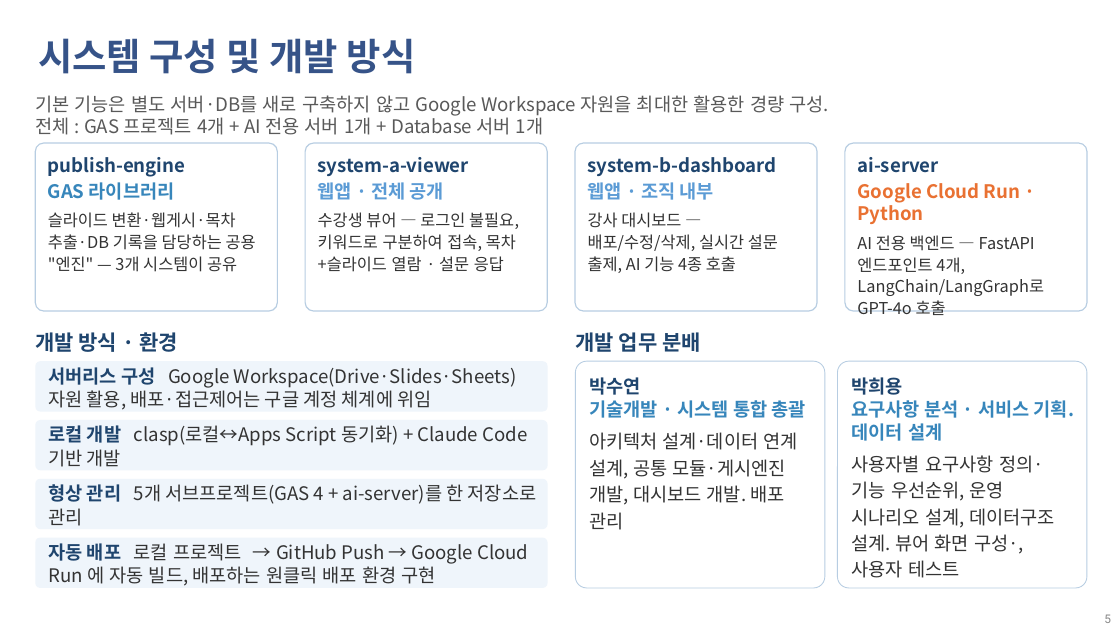
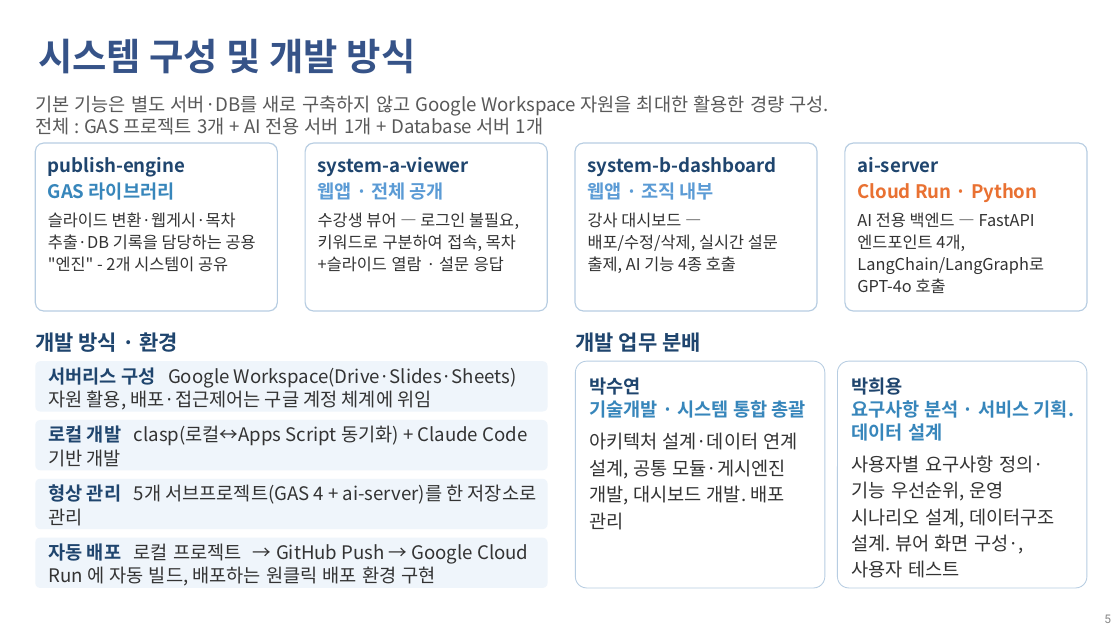
Before and after one commit to rockfe99/dsacontents, a slide deck: slide 5 of 참고파일/강의 컨텐츠 관리 시스템_박수연_박희용_260807.pptx. Drawn at 1120x630 pixels with LibreOffice and Linux fonts; fonts in the diff are those of the drawing; background and template pictures are left out. Boxes give left, top, right and bottom in pixels: in the first picture for what was removed or moved away, otherwise in the second. Text is boxed around its words. In the diff, an @@ line names an element or a change of style, - is before the commit and + after.

```diff
--- a/참고파일/강의 컨텐츠 관리 시스템_박수연_박희용_260807.pptx
+++ b/참고파일/강의 컨텐츠 관리 시스템_박수연_박희용_260807.pptx
@@ text at bbox=[35, 114, 543, 135]: text changed @@
-전체 : GAS 프로젝트 4개 + AI 전용 서버 1개 + Database 서버 1개
+전체 : GAS 프로젝트 3개 + AI 전용 서버 1개 + Database 서버 1개
@@ text in rounded rectangle at bbox=[857, 183, 1037, 202]: text changed @@
-Google Cloud Run · Python
+Cloud Run · Python
@@ text in rounded rectangle at bbox=[48, 212, 256, 272]: text changed @@
-슬라이드 변환·웹게시·목차 추출·DB 기록을 담당하는 공용 "엔진" — 3개 시스템이 공유
+슬라이드 변환·웹게시·목차 추출·DB 기록을 담당하는 공용 "엔진" - 2개 시스템이 공유
```
Also in this commit, not shown: 3 other slides changed, 3 other files.
